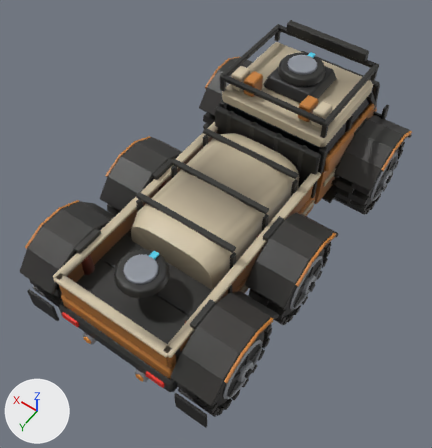
Two versions of the glTF model assets/vehicles/ex_rover_4.glb, one commit apart.
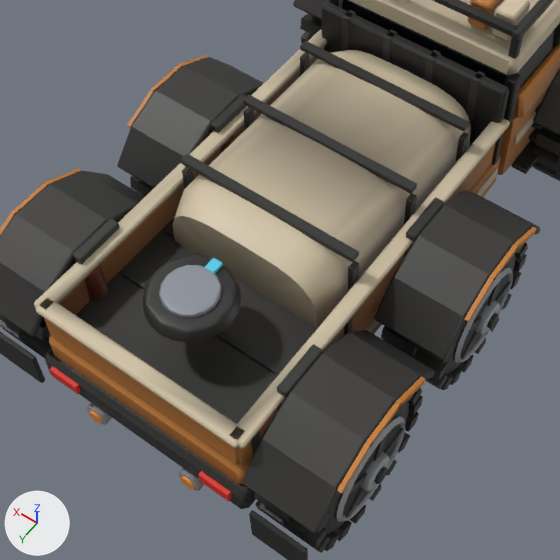
Old and new are each drawn whole from a 50 mm camera at (-4.61, 7.37, 11.42) aimed at (0.17, 0.69, 0.91) and again close up on the part from 8% to 81% of the width and 23% to 94% of the height. Lighting does not change. The marker at lower left points along +X, +Y and +Z. The last two pictures show the newer version. Where no turn or scale is listed for an object, it has been applied to the vertices. Vertices at exactly the same position are counted once.
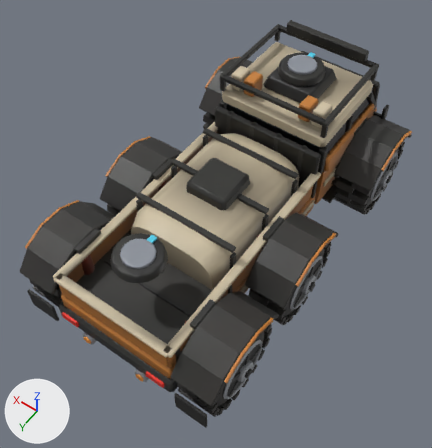
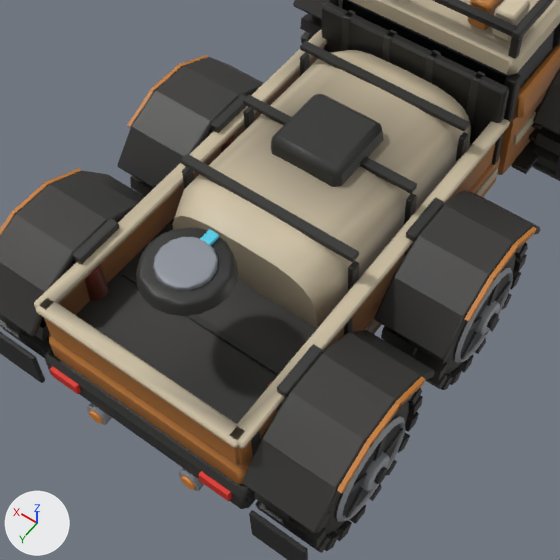
Location of each change, [x1, y1, x2, y2] in pixels of the close-ups (560 x 560 px; the box of a moved part takes in the faces that stretch with it):
part 1 of me_mesh_0, moved or reshaped
    before: [143, 255, 241, 342]
    after: [136, 227, 238, 316]
part 2 of me_mesh_0, moved or reshaped
    before: [159, 265, 222, 318]
    after: [153, 237, 218, 291]
part 3 of me_mesh_0, moved or reshaped
    before: [204, 258, 223, 273]
    after: [200, 229, 219, 245]
part 4 of me_mesh_0, moved or reshaped (mostly hidden before)
    before: [348, 261, 360, 291]
    after: [271, 94, 384, 291]
part 5 of me_mesh_0, edited (looks the same)
    both: [37, 0, 504, 443]

Edits to the bpy script that builds the scene:
```text
Change me_mesh_0:
    where me_mesh_0.from_pydata(...)  # 5562 vertices, 10272 faces; spans x 0.0..4.78, y -9.13..0.0, z 1.16..4.57
    used by ob_mesh_0; location = (-2.39, 4.38, -0.99)
    me_mesh_0 part 1: the loose piece of 80 vertices spanning x 1.88..2.9, y -1.64..-0.63, z 3.16..3.34 is moved by (0.0, 0.0, 0.49)
    me_mesh_0 part 2: the loose piece of 64 vertices spanning x 2.07..2.71, y -1.45..-0.81, z 3.17..3.39 is moved by (0.0, 0.0, 0.49)
    me_mesh_0 part 3: the loose piece of 8 vertices spanning x 2.33..2.45, y -1.58..-1.32, z 3.33..3.38 is moved by (0.0, 0.0, 0.49)
    me_mesh_0 part 4: 54 of 5562 vertices moved; they spanned x 1.21..3.0, y -4.15..-2.36, z 2.49..3.27 and now span x 1.21..3.0, y -4.4..-2.36, z 2.49..3.65; mean shift (0.0, -0.22, 0.2); largest move (2.9, -2.79, 2.49) -> (1.99, -4.01, 3.58)
    me_mesh_0 part 5: 79 kept faces spanning x 1.01..3.7, y -5.42..-0.17, z 2.51..3.89 get new vertex colours
```
